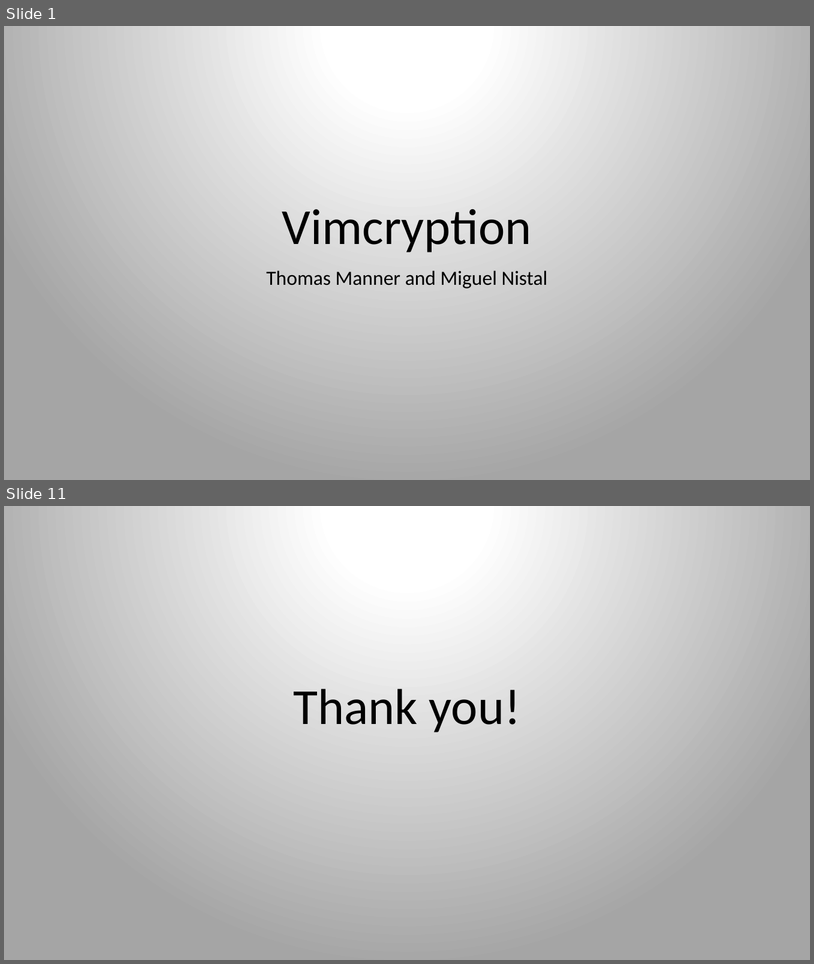
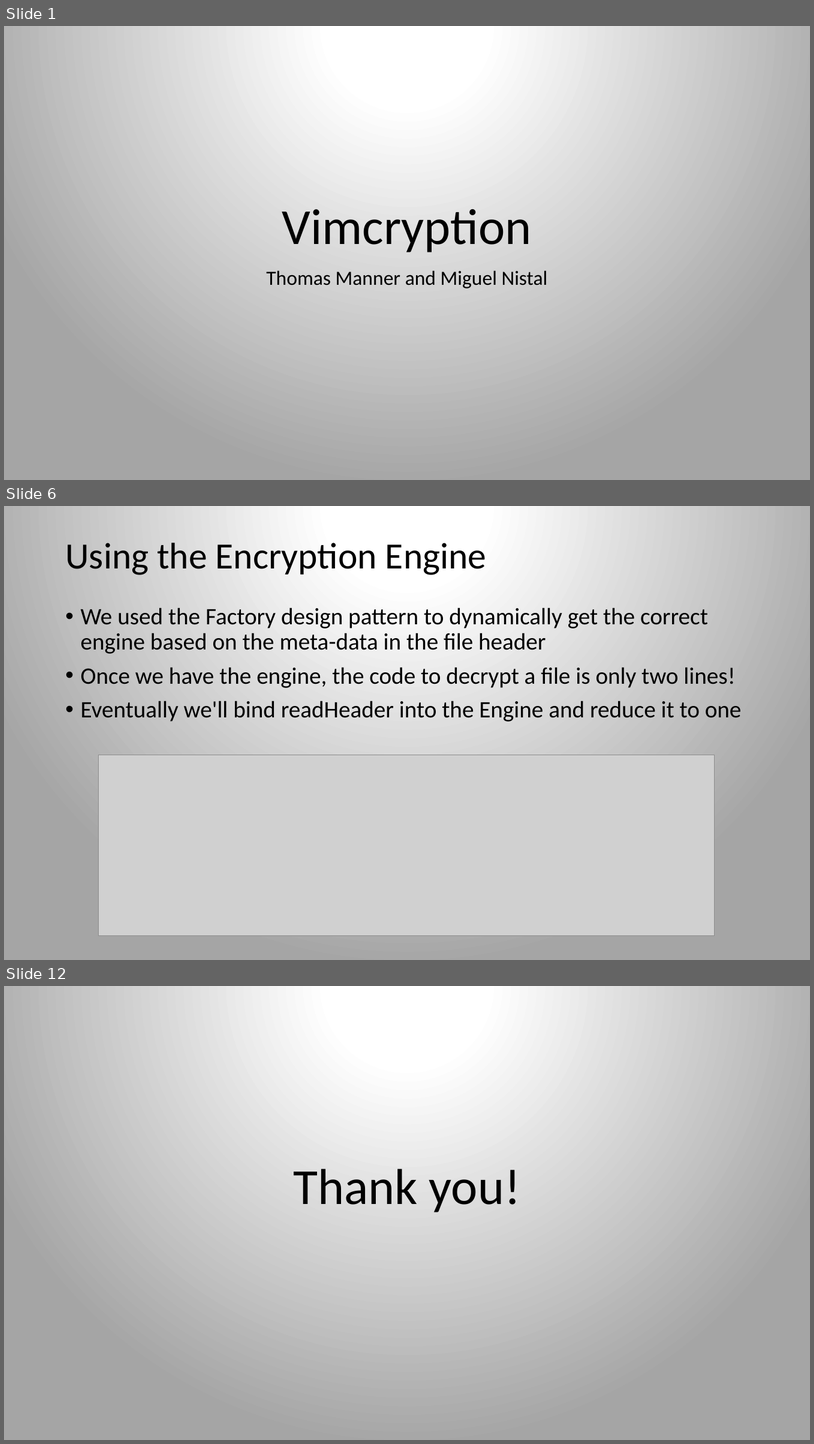
Before and after one commit to manistal/vimcryption, a slide deck: doc/final/FinalPresentation_Vimcryption.pptx. Shown one above the other, each under a label of ours: slides 1 and 11 before the commit, slides 1, 6 and 12 after it; the slides between them are not shown. The pictures are 814x964 and 814x1444 pixels, drawn with LibreOffice and Linux fonts; fonts in the diff are those of the drawing; grey boxes stand for pictures. Boxes give left, top, right and bottom in pixels: in the first picture for what was removed or moved away, otherwise in the second. Text is boxed around its words. In the diff, an @@ line names an element or a change of style, - is before the commit and + after.

```diff
--- a/doc/final/FinalPresentation_Vimcryption.pptx
+++ b/doc/final/FinalPresentation_Vimcryption.pptx
@@ slide 6 added at box(4, 506, 810, 960), background gradient #FFFFFF to #A5A5A5 @@
@@ title added at box(65, 543, 486, 575), 44 pt, text #000000 @@
+Using the Encryption Engine
@@ text added at box(81, 607, 742, 721), 28 pt, text #000000 @@
+• We used the Factory design pattern to dynamically get the correct engine based on the meta-data in the file header
+• Once we have the engine, the code to decrypt a file is only two lines!
+• Eventually we'll bind readHeader into the Engine and reduce it to one
@@ picture added at box(98, 754, 715, 936) @@
@@ what was slide 11 is now slide 12 @@
```
Also in this commit, not shown: 8 slides changed, 2 other slides added, 1 slide removed, 2 other files.
